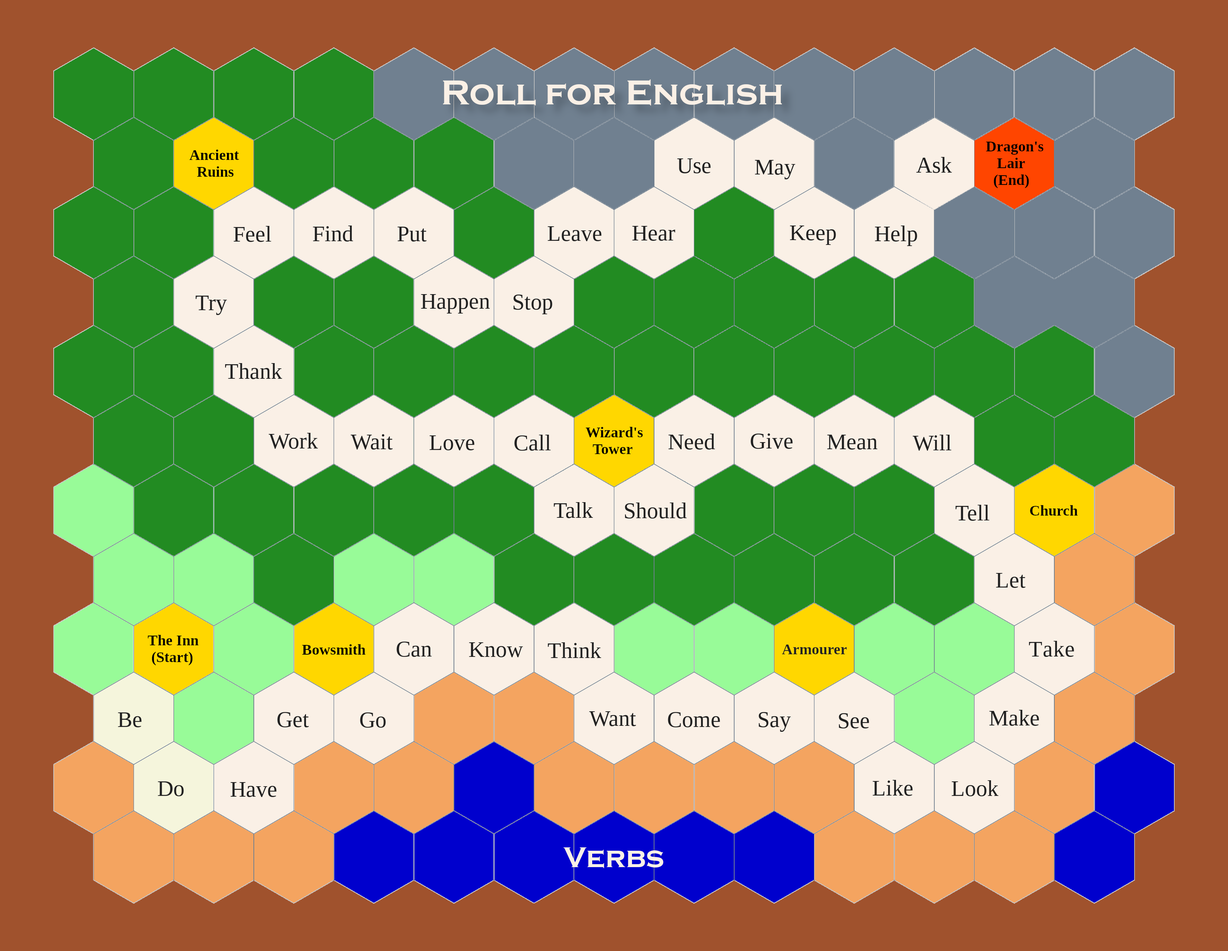
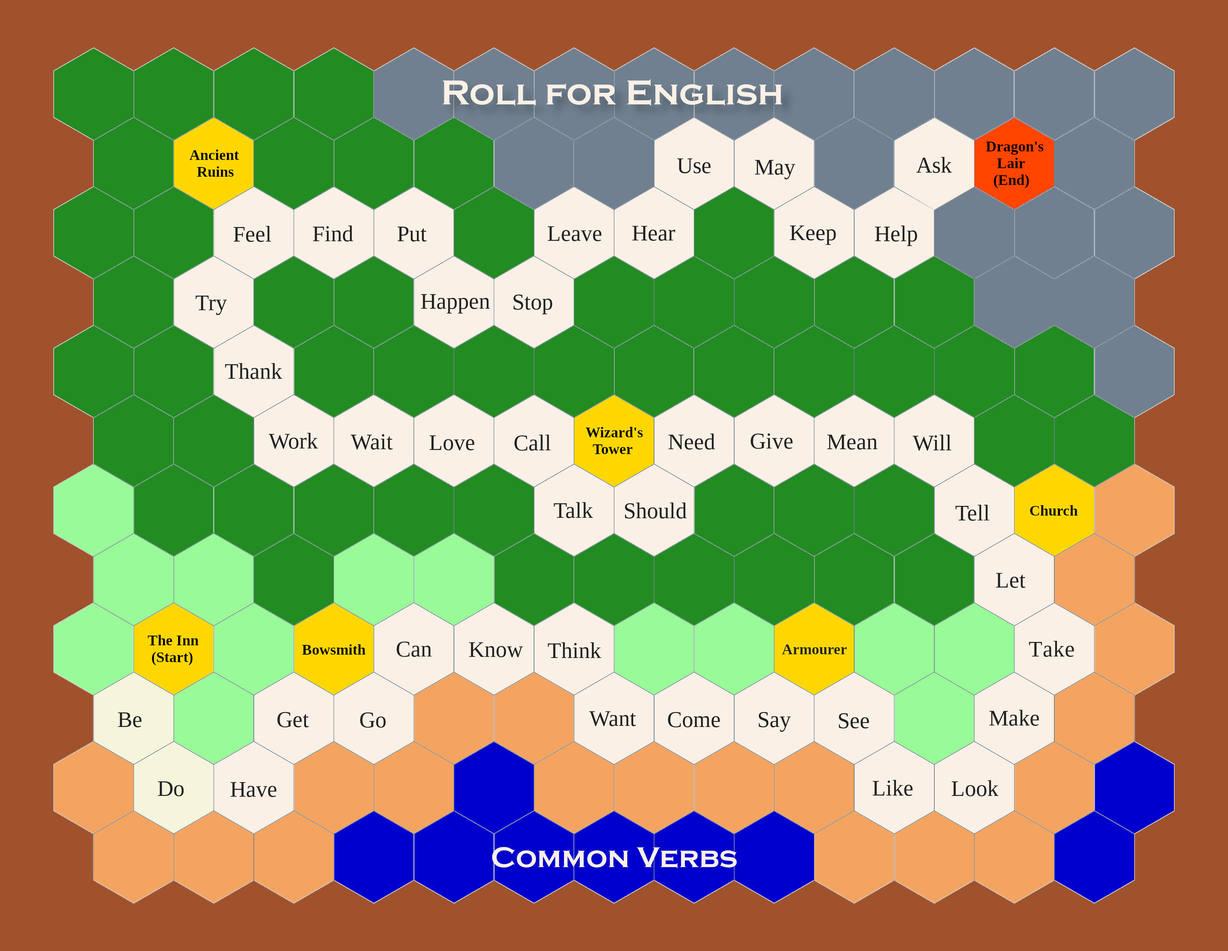
Layered file, before and after one edit (1228 × 951). Changes by layer:
renamed "Verbs" to "Common Verbs", painted on it over (x1=491, y1=846, x2=737, y2=869)
